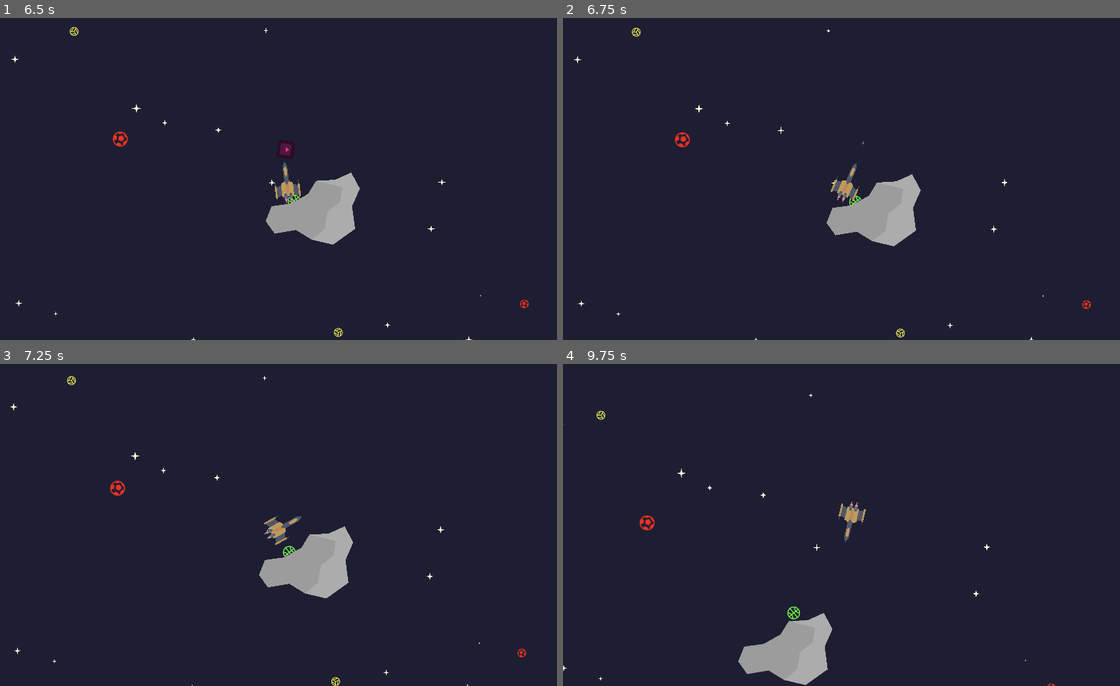
Above: before the commit, frames 1-4 (two rows, left to right).
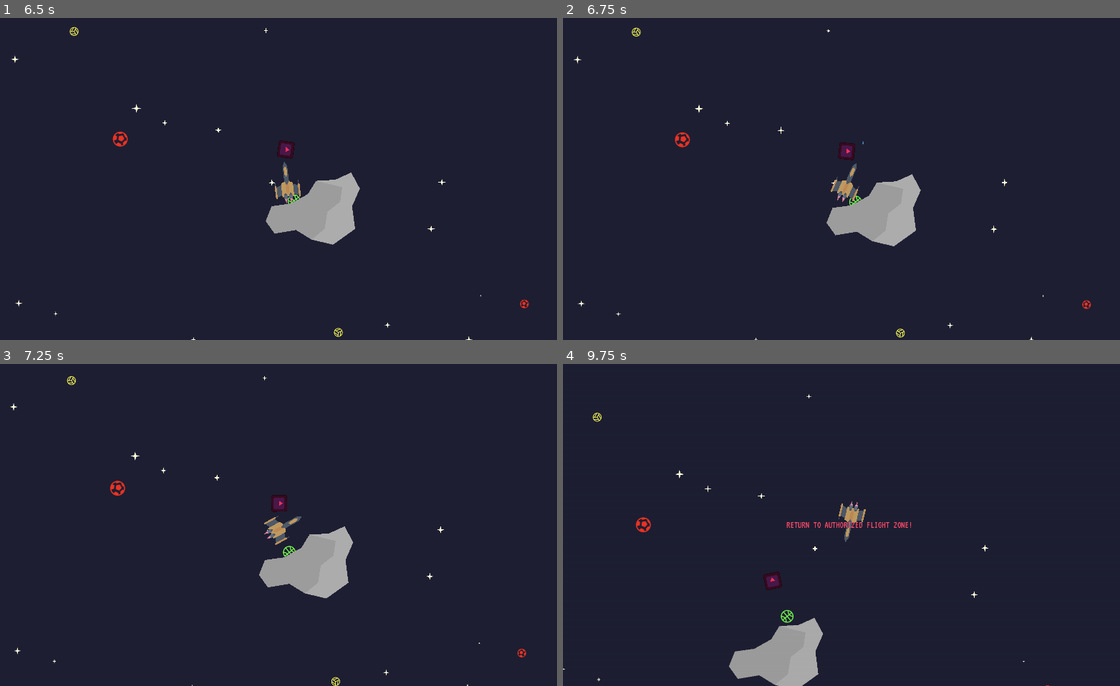
Above: after the commit, the same moments.

Repository: antax02/Ludum-Dare-58
Game: Godot game, scene res://scenes/world.tscn
Same seed, same stepped clock (60 frames per second), same inputs: the game is played once before the commit and once after it. The engine's default icon, where the game draws it, is replaced by a stand-in: a white triangle on a blue panel in a dark square.
Inputs (mouse positions are in pixels of both pictures, inside the frame that each line leads up to):
- Up to frame 1 (6.5 s): move the mouse to (412, 162) at 0.52 s; hold D (move_right) 0.53-1.28 s; hold Right mouse button (break) 0.53-1.28 s; move the mouse to (172, 195) at 1.27 s; hold S (move_down) 1.28-2.03 s; tap Space (dash) at 1.35, 5.85 s; move the mouse to (345, 108) at 2.02 s; hold D (move_right) 2.03-2.78 s; click (345, 108) at 2.1 s; move the mouse to (256, 243) at 2.77 s; hold W (move_up) 2.78-3.53 s; right-click (256, 243) at 2.85 s; move the mouse to (456, 227) at 3.52 s; hold Space (dash) 3.53-4.28 s; hold A (move_left) 3.53-5.03 s; move the mouse to (116, 130) at 4.27 s; click (116, 130) at 4.35 s; move the mouse to (317, 179) at 5.02 s; hold S (move_down) 5.03-5.78 s; hold Right mouse button (break) 5.03-5.78 s; move the mouse to (200, 98) at 5.77 s; hold D (move_right) from 5.78 s (still down)
- Up to frame 2 (6.75 s): move the mouse to (975, 162) at 6.52 s; release D (move_right) at 6.53 s; hold W (move_up) from 6.53 s (still down); click (975, 162) at 6.6 s
- Up to frame 3 (7.25 s): keep holding W (move_up)
- Up to frame 4 (9.75 s): move the mouse to (735, 541) at 7.27 s; release W (move_up) at 7.28 s; hold D (move_right) 7.28-8.03 s; right-click (735, 541) at 7.35 s; move the mouse to (908, 454) at 8.02 s; hold S (move_down) 8.03-8.78 s; hold Space (dash) 8.03-8.78 s; move the mouse to (819, 589) at 8.77 s; hold A (move_left) 8.78-9.53 s; click (819, 589) at 8.85 s; move the mouse to (1019, 573) at 9.52 s; hold W (move_up) from 9.53 s (still down); hold Right mouse button (break) from 9.53 s (still down)

Frame 1 is identical in both runs. In frame 2, 0.1% of the frame differs, in the area x 49-53%, y 38-45%; in frame 3, 0.1%; in frame 4, 1.5%, in the area x 0-89%, y 9-100%.

Commit message:
Implement enemy health and bullet damage system
Bullets now deal damage to enemies instead of instantly destroying them. Added a take_damage method to Enemy, and updated bullet to call this method. Also renamed enemy damage variable to attack_damage for clarity.

Diff:
--- a/scripts/bullet.gd
+++ b/scripts/bullet.gd
@@ -1,11 +1,12 @@
 extends Area2D
 
-var speed = 1000
+var speed: int = 1000
+var damage: int = 20
 
 func _physics_process(delta):
 	position += transform.x * speed * delta
 
 func _on_body_entered(body: Node2D) -> void:
 	if body.is_in_group("enemies"):
-		body.queue_free()
+		body.take_damage(damage)
 	queue_free()
--- a/scripts/enemy.gd
+++ b/scripts/enemy.gd
@@ -3,7 +3,7 @@
 var target: Node2D
 var max_health: int = 100
 var health: int = max_health
-var damage: int = 10
+var attack_damage: int = 10
 var speed: int = 100
 var rotation_speed: int = 5
 var distance: int = 200
@@ -24,3 +24,8 @@
 
 	if position.distance_to(target.position) > distance:
 		position = position.move_toward(target.position, speed * delta)
+
+func take_damage(damage):
+	health -= damage
+	if health <= 0:
+		queue_free()
